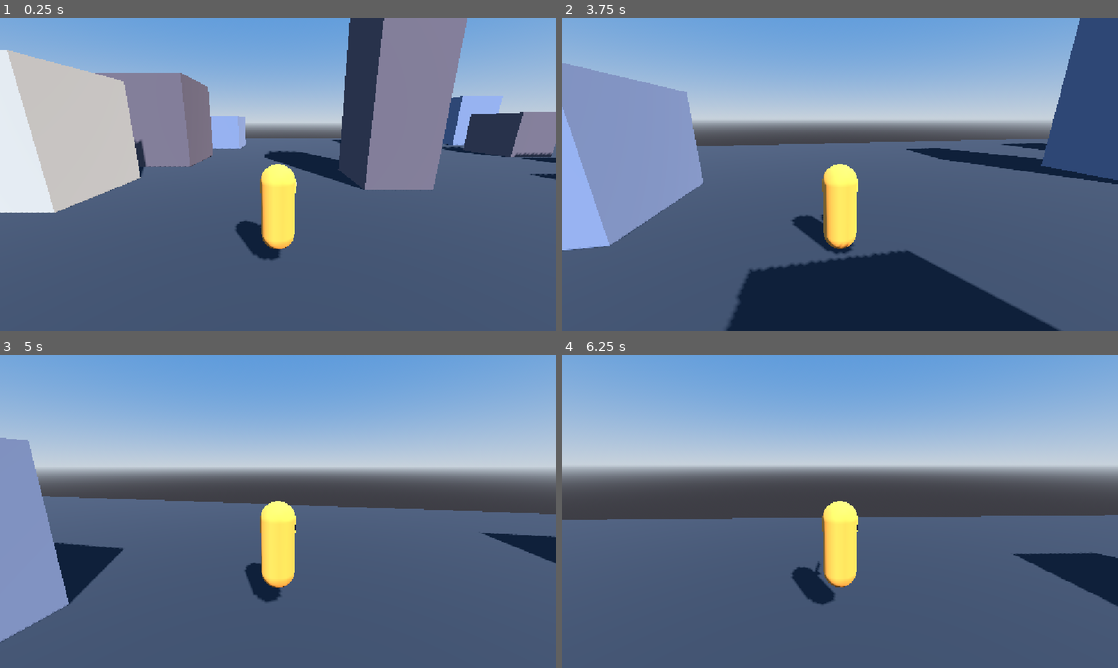
Above: before the commit, frames 1-4 (two rows, left to right).
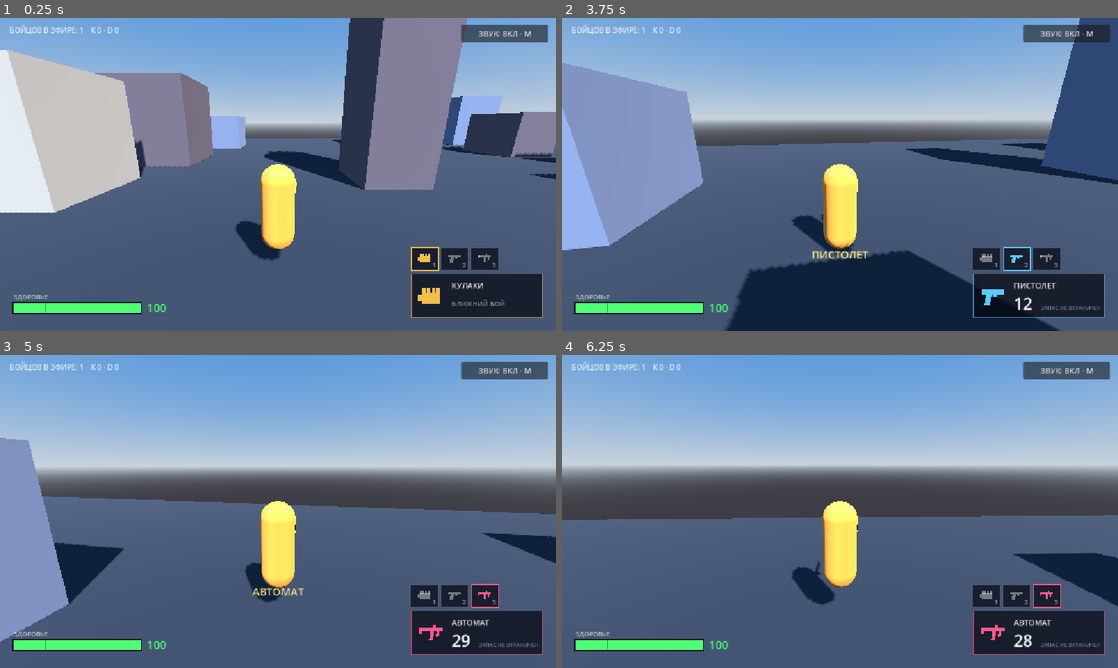
Above: after the commit, the same moments.

Repository: vghjhjk504-max/SimRealLife
Game: Godot game, scene res://scenes/world/world.tscn
Same seed, same stepped clock (60 frames per second), same inputs: the game is played once before the commit and once after it. This scene is started directly instead of the project's main scene.
Inputs (mouse positions are in pixels of both pictures, inside the frame that each line leads up to):
- Up to frame 1 (0.25 s): no input
- Up to frame 2 (3.75 s): move the mouse to (867, 174) at 0.52 s; press the mouse at (867, 174) at 0.53 s; hold W (move_forward) from 0.53 s (still down); tap Space (jump) at 0.77, 1.52, 3.02 s; move the mouse to (812, 174) at 1.27 s; release the mouse at (812, 174) at 1.28 s; click (812, 174) at 1.35 s; move the mouse to (851, 168) at 2.02 s; hold Shift (sprint) 2.03-2.78 s; click (851, 168) at 2.3 s; move the mouse to (834, 180) at 2.77 s; tap 1 (weapon_1) at 2.85 s; click (834, 180) at 3.05 s; move the mouse to (878, 177) at 3.52 s; hold 2 (weapon_2) from 3.53 s (still down)
- Up to frame 3 (5 s): keep holding W (move_forward); tap Space (jump) at 3.77, 4.52 s; click (316, 514) at 3.8 s; tap R (reload) at 4.15 s; move the mouse to (233, 508) at 4.27 s; release 2 (weapon_2) at 4.28 s; tap 3 (weapon_3) at 4.35 s; click (233, 508) at 4.55 s
- Up to frame 4 (6.25 s): move the mouse to (845, 511) at 5.02 s; hold Tab (weapon_wheel) 5.03-5.78 s; click (845, 511) at 5.3 s; move the mouse to (817, 505) at 5.77 s; release W (move_forward) at 5.78 s; hold D (move_right) from 5.78 s (still down); click (817, 505) at 5.85 s; tap Space (jump) at 6.02 s

The runs differ from the first frame. In frame 1, 6.5% of the frame differs, in the area x 1-99%, y 2-96%; in frame 2, 6.6%; in frame 3, 6.6%; in frame 4, 6.5%.
Error before the commit: Parse Error: Cannot infer the type of "gap" variable because the value doesn't have a set type. (res://scenes/ui/hud.gd:212)

Commit message:
Пальба на черных

Diff:
--- a/sim-real-life/scenes/player/player.gd
+++ b/sim-real-life/scenes/player/player.gd
@@ -1,3 +1,4 @@
+class_name Player
 extends CharacterBody3D
 # Человек v0.2: кулаки, стволы, HP, смерть и респавн. Authority рулит, сервер судит.
 
--- a/sim-real-life/scenes/ui/hud.gd
+++ b/sim-real-life/scenes/ui/hud.gd
@@ -6,7 +6,7 @@
 	func _draw() -> void:
 		hud._paint(self)
 
-var player: CharacterBody3D = null
+var player: Player = null
 var _overlay: Overlay
 var _vignette: TextureRect
 var _feed: VBoxContainer
@@ -120,7 +120,7 @@
 	if player == null:
 		var arr := get_tree().get_nodes_in_group(&"local_player")
 		if arr.size() > 0:
-			player = arr[0]
+			player = arr[0] as Player
 			player.weapon_changed.connect(_on_weapon_changed)
 	_hitmarker_t = maxf(0.0, _hitmarker_t - delta)
 	_toast_t = maxf(0.0, _toast_t - delta)
@@ -238,7 +238,7 @@
 	# панель оружия
 	var panel := Rect2(s.x - 300, s.y - 118, 272, 90)
 	ci.draw_rect(panel, Color(0.03, 0.03, 0.07, 0.72))
-	var bc := wd.color
+	var bc: Color = wd.color
 	bc.a = 0.6
 	ci.draw_rect(panel, bc, false, 1.5)
 	Weapons.draw_icon(ci, player.weapon_id, panel.position + Vector2(14, 18), 54.0, wd.color)
--- a/sim-real-life/scenes/world/combat.gd
+++ b/sim-real-life/scenes/world/combat.gd
@@ -1,4 +1,4 @@
-extends Node
+extends Node3D
 # Combat: сервер — судья района. Урон, патроны, смерть, респавн. Клиенты шлют запросы, сервер решает.
 
 @onready var world: Node = get_parent()
@@ -46,7 +46,7 @@
 	var id := multiplayer.get_remote_sender_id()
 	if id == 0:
 		id = 1
-	var p := players.get_node_or_null(str(id))
+	var p := players.get_node_or_null(str(id)) as Player
 	if p == null or _dead.get(id, true) or not Weapons.DATA.has(w):
 		return
 	var wd: Dictionary = Weapons.DATA[w]
@@ -66,7 +66,7 @@
 			return
 		_mags[id][w] = mag - 1
 		rpc_id(id, &"ammo_state", w, mag - 1)
-	var end := origin + dir * wd.range
+	var end: Vector3 = origin + dir * wd.range
 	var hit_pos := end
 	var victim := 0
 	var space := get_world_3d().direct_space_state
@@ -120,7 +120,7 @@
 	)
 
 func _apply_damage(killer: int, vid: int, dmg: int, w: int) -> void:
-	var v := players.get_node(str(vid))
+	var v := players.get_node(str(vid)) as Player
 	v.hp = maxi(0, v.hp - dmg)
 	rpc_id(vid, &"hurt_fx", dmg, killer)
 	if v.hp <= 0:
@@ -135,7 +135,7 @@
 func _respawn(id: int) -> void:
 	if not multiplayer.is_server():
 		return
-	var p := players.get_node_or_null(str(id))
+	var p := players.get_node_or_null(str(id)) as Player
 	if p == null:
 		return
 	_dead[id] = false
@@ -203,7 +203,7 @@
 @rpc("authority", "call_local", "reliable")
 func combat_fx(shooter: int, w: int, origin: Vector3, end: Vector3, victim: int, hit_pos: Vector3) -> void:
 	var wd: Dictionary = Weapons.DATA.get(w, Weapons.DATA[Weapons.ID.FISTS])
-	var sp := players.get_node_or_null(str(shooter))
+	var sp := players.get_node_or_null(str(shooter)) as Player
 	var me := multiplayer.get_unique_id()
 	if sp and shooter != me:
 		sp.remote_fire_fx(w)
@@ -215,7 +215,7 @@
 	var muzzle: Vector3 = sp.get_muzzle_pos() if sp else origin
 	_tracer(muzzle, end, wd.color)
 	if victim != 0:
-		var v := players.get_node_or_null(str(victim))
+		var v := players.get_node_or_null(str(victim)) as Player
 		if v:
 			v.flash_hit()
 		_burst(hit_pos, Color(0.9, 0.12, 0.12), 8)
@@ -302,8 +302,8 @@
 
 func _local() -> Node:
 	var a := get_tree().get_nodes_in_group(&"local_player")
-	return a[0] if a.size() > 0 else null
+	return (a[0] as Player) if a.size() > 0 else null
 
 func _hud() -> Node:
 	var a := get_tree().get_nodes_in_group(&"hud")
-	return a[0] if a.size() > 0 else nulls
+	return a[0] if a.size() > 0 else null
--- a/sim-real-life/scenes/world/world.tscn
+++ b/sim-real-life/scenes/world/world.tscn
@@ -33,5 +33,5 @@
 [node name="Spawner" type="MultiplayerSpawner" parent="."]
 spawn_path = NodePath("../Players")
 
-[node name="Combat" type="Node" parent="."]
+[node name="Combat" type="Node3D" parent="."]
 script = ExtResource("2")
